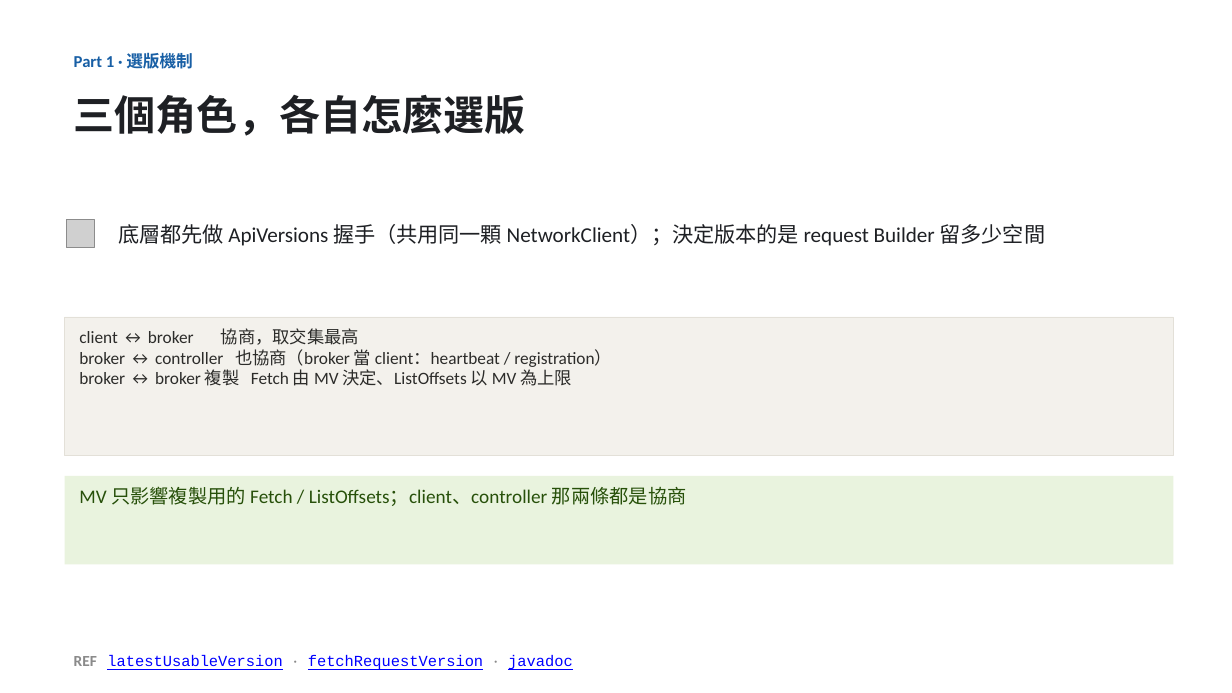
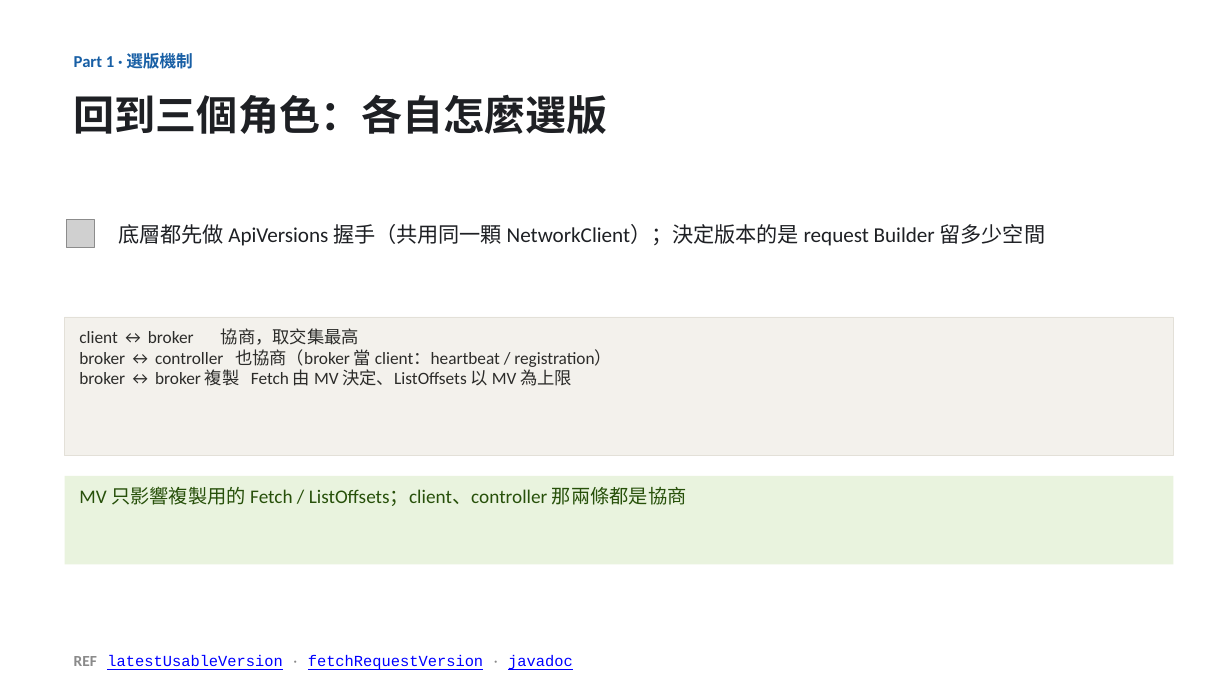
Before and after one commit to unknowntpo/kafka, a slide deck: slide 5 of study/version-control/kafka-version-negotiation.pptx (slide 6 before the commit). Drawn at 1232x693 pixels with LibreOffice and Linux fonts; fonts in the diff are those of the drawing; grey boxes stand for pictures. Boxes give left, top, right and bottom in pixels: in the first picture for what was removed or moved away, otherwise in the second. Text is boxed around its words. In the diff, an @@ line names an element or a change of style, - is before the commit and + after.

Commit message:
study(version-control): Fetch 數線圖降為「架構下的舉例」，不搶題
- 三角色選版機制(架構) 移到 Fetch 圖之前；Fetch 圖改標題「以一支 Fetch 為例：cb 協商、bb 由 MV」
- 「為什麼一個版本號不夠」交回三層 scope 那張；Fetch 只當 cb/bb 兩條選版的具體視覺化
- talk-outline.md 同步調換順序

```diff
--- a/study/version-control/kafka-version-negotiation.pptx
+++ b/study/version-control/kafka-version-negotiation.pptx
@@ text at [74,95,608,134]: text changed @@
-三個角色，各自怎麼選版
+回到三個角色：各自怎麼選版
```
Also in this commit, not shown: 1 other slide changed, 2 other files.
